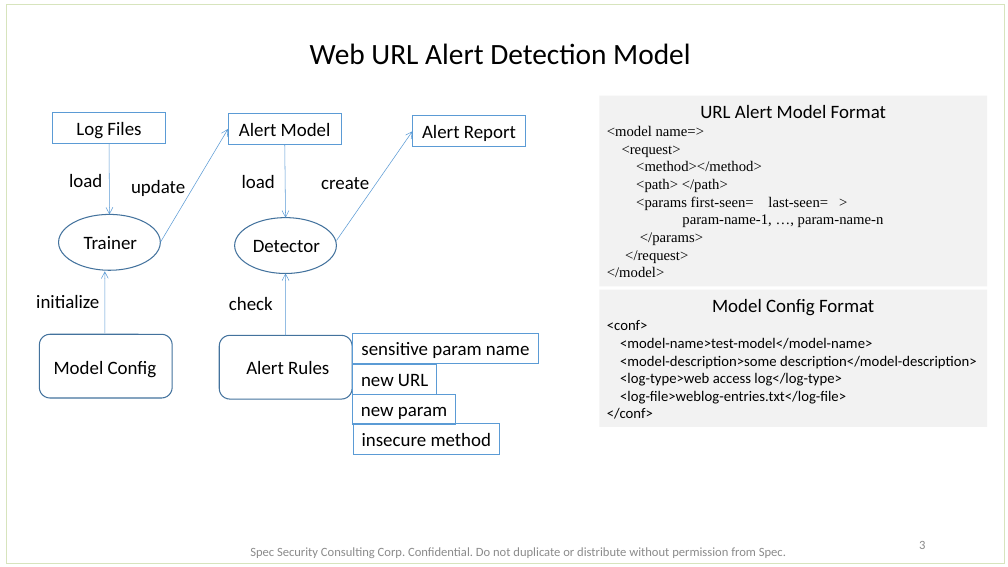
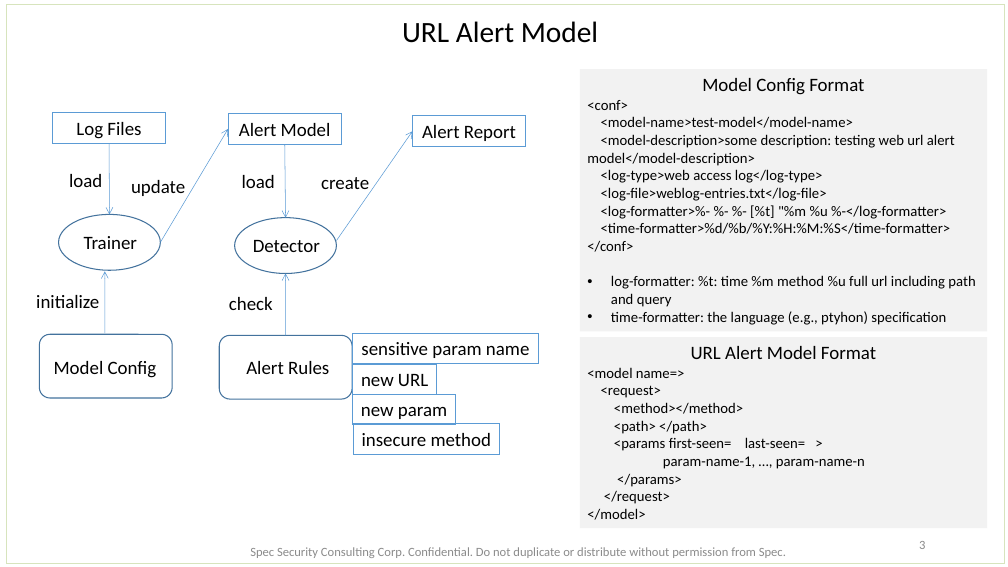
Before and after one commit to paulur/spec_sharp, a slide deck: slide 3 of doc/sharp-design-doc.pptx. Drawn at 1008x567 pixels with LibreOffice and Linux fonts; fonts in the diff are those of the drawing. Boxes give left, top, right and bottom in pixels: in the first picture for what was removed or moved away, otherwise in the second. Text is boxed around its words. In the diff, an @@ line names an element or a change of style, - is before the commit and + after.

Commit message:
url model ts-detector

```diff
--- a/doc/sharp-design-doc.pptx
+++ b/doc/sharp-design-doc.pptx
@@ text at bbox=[402, 21, 598, 43]: text changed @@
-Web URL Alert Detection Model
+URL Alert Model
@@ rectangle "Model Config Format": place and size @@
-rectangle "Model Config Format" at bbox=[600, 290, 988, 427]
+rectangle "Model Config Format" at bbox=[580, 70, 988, 332]
@@ text in rectangle at bbox=[587, 134, 955, 166]: text changed @@
-<model-description>some description</model-description>
+<model-description>some description: testing web url alert model</model-description>
@@ text in rectangle at bbox=[601, 205, 951, 234]: paragraphs added @@
+<log-formatter>%- %- %- [%t] "%m %u %-</log-formatter>
+<time-formatter>%d/%b/%Y:%H:%M:%S</time-formatter>
@@ text in rectangle at bbox=[611, 275, 975, 325]: paragraphs added @@
+• log-formatter: %t: time %m method %u full url including path and query
+• time-formatter: the language (e.g., ptyhon) specification
@@ rectangle "URL Alert Model Format": place and size @@
-rectangle "URL Alert Model Format" at bbox=[600, 95, 988, 286]
+rectangle "URL Alert Model Format" at bbox=[580, 337, 988, 528]
@@ text in rectangle at bbox=[587, 368, 865, 520]: font Times New Roman to Calibri in "<model name=>", "<request>", "<method></method>", "<path> </path>" and 5 more places @@
```
Also in this commit, not shown: 2 other files.
